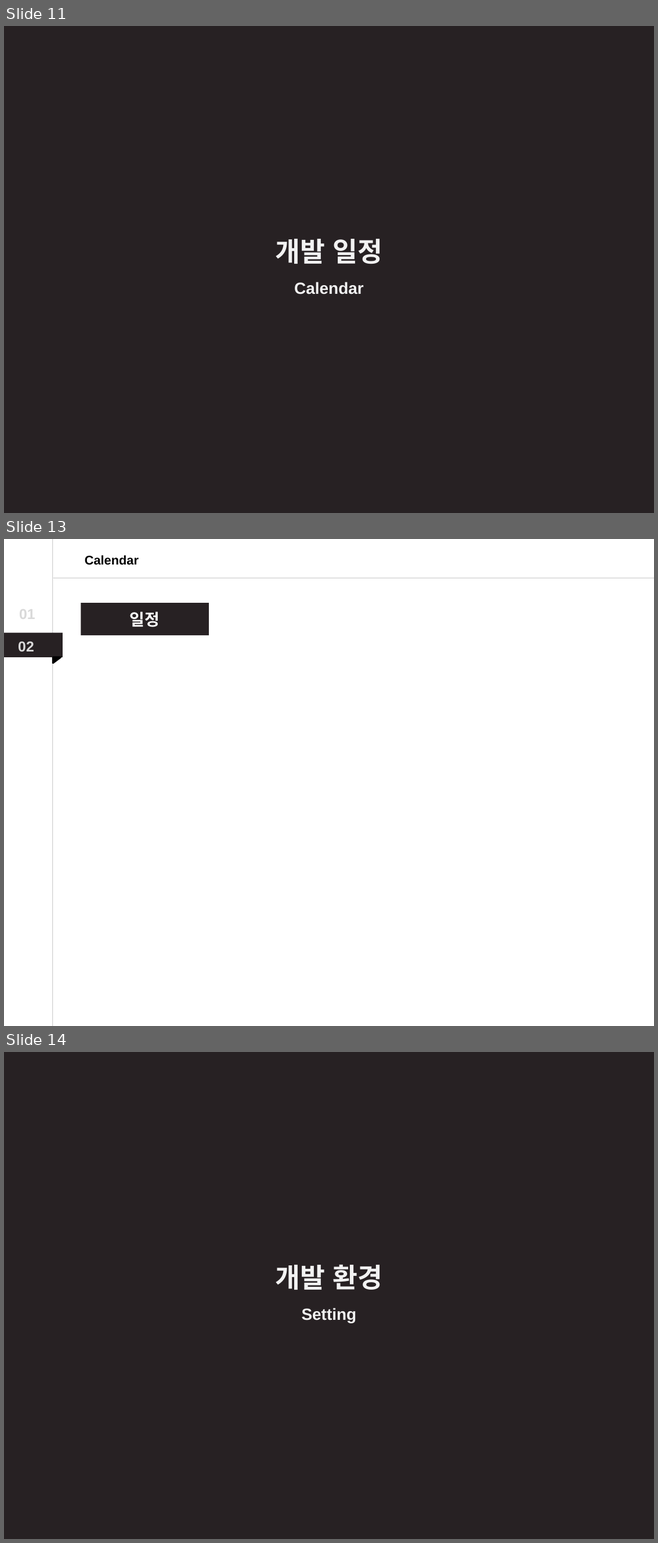
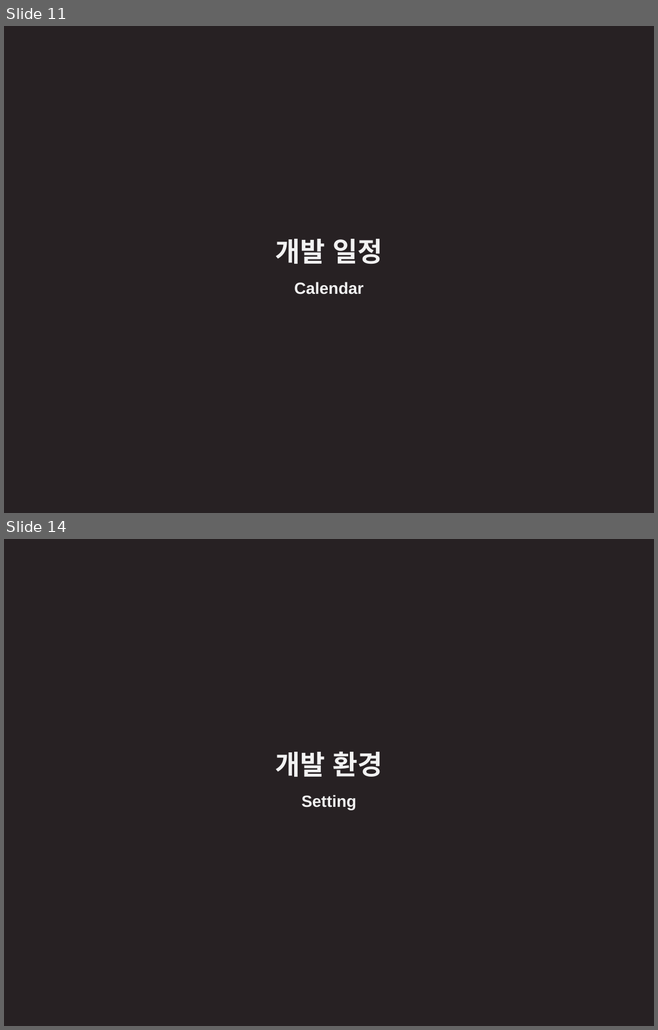
Before and after one commit to Dong-Jun-Shin/COMP_project, a slide deck: Document/DOC_source/ppt/pptTemp.pptx. Shown one above the other, each under a label of ours: slides 11, 13 and 14 before the commit, slides 11 and 14 after it; the slides between them are not shown. The pictures are 658x1543 and 658x1030 pixels, drawn with LibreOffice and Linux fonts; fonts in the diff are those of the drawing. Boxes give left, top, right and bottom in pixels: in the first picture for what was removed or moved away, otherwise in the second. Text is boxed around its words. In the diff, an @@ line names an element or a change of style, - is before the commit and + after.

```diff
--- a/Document/DOC_source/ppt/pptTemp.pptx
+++ b/Document/DOC_source/ppt/pptTemp.pptx
@@ slide 13 removed at bbox=[4, 539, 654, 1026], background #FFFFFF @@
@@ line removed from (53, 539) to (53, 1026) @@
@@ text removed at bbox=[85, 555, 139, 565] @@
-Calendar
@@ line removed from (654, 578) to (53, 578) @@
@@ text removed at bbox=[19, 606, 35, 623] @@
-01
@@ rectangle removed at bbox=[81, 603, 209, 635] @@
-일정
@@ rectangle removed at bbox=[4, 632, 63, 657] @@
@@ text removed at bbox=[18, 641, 34, 652] @@
-02
@@ right triangle removed at bbox=[53, 657, 61, 663] @@
```
Also in this commit, not shown: 11 slides changed, 5 slides added, 1 other slide removed, 2 other files.
